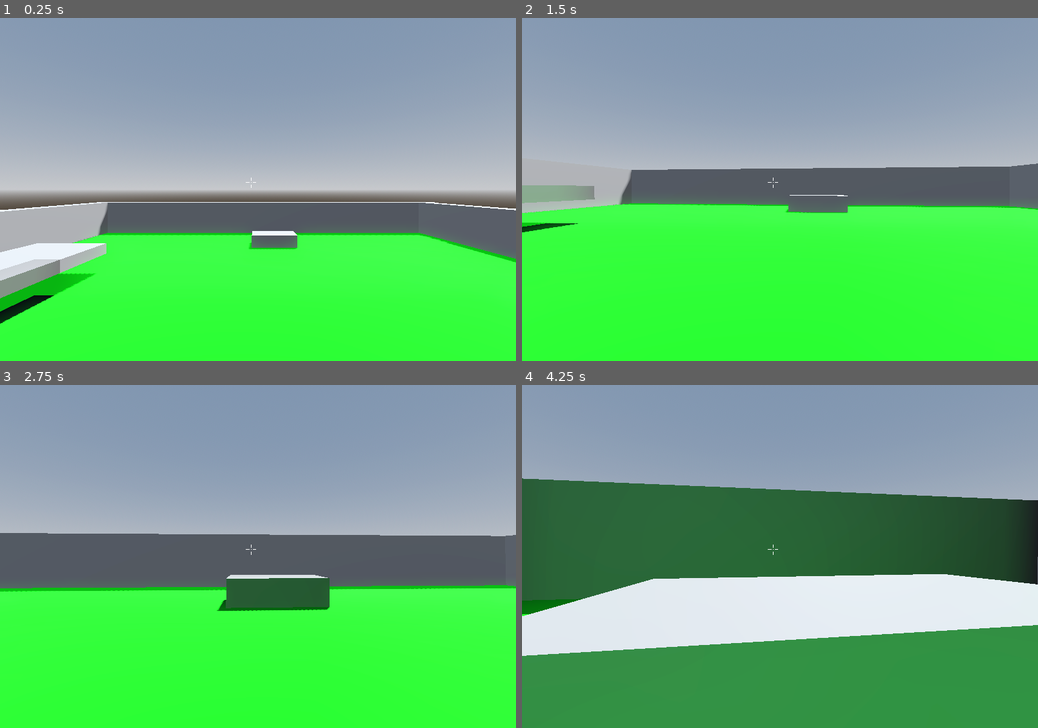
Above: before the commit, frames 1-4 (two rows, left to right).
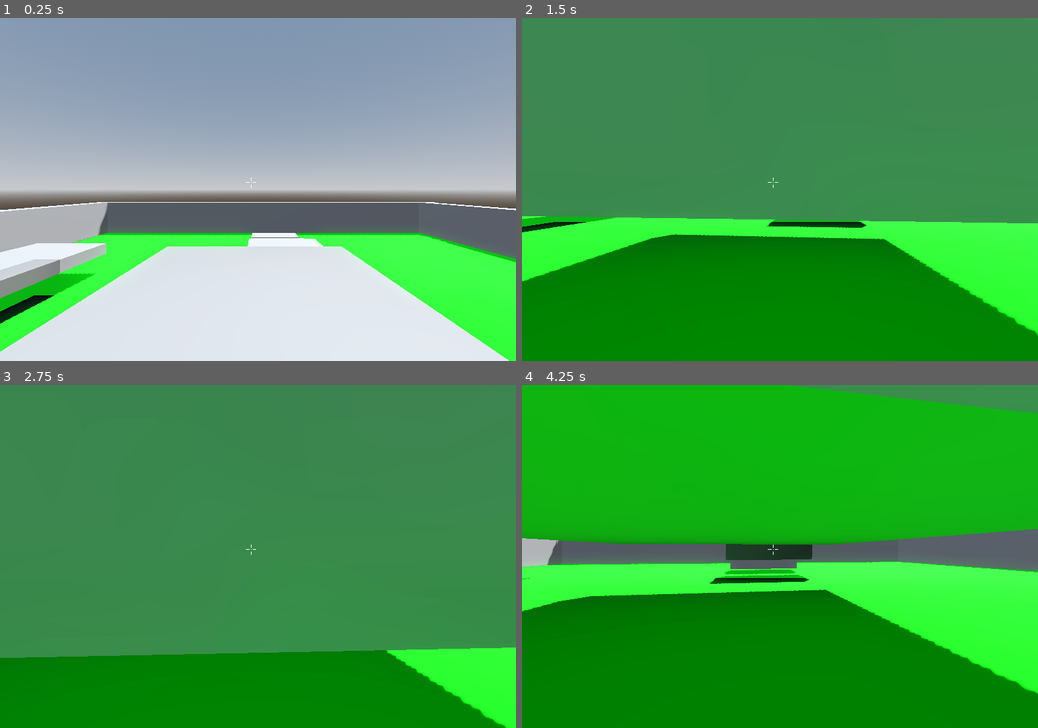
Above: after the commit, the same moments.

Repository: jd-58/FPS-game
Game: Godot game, scene res://Scenes.tscn
Two runs of this game, one before a commit and one after it. Both use one fixed random seed, a clock stepped at 60 frames per second and the inputs below.
Inputs (mouse positions are in pixels of both pictures, inside the frame that each line leads up to):
- Up to frame 1 (0.25 s): no input
- Up to frame 2 (1.5 s): move the mouse to (805, 189) at 0.52 s; hold W (Forward) from 0.53 s (still down); tap Space (Jump) at 0.6, 0.77, 1.07 s; move the mouse to (754, 189) at 1.27 s; tap C (Crouch) at 1.35 s
- Up to frame 3 (2.75 s): keep holding W (Forward); tap Space (Jump) at 1.52, 1.55, 1.82, 2.3 s; move the mouse to (268, 549) at 2.02 s; tap Shift (Sprint) at 2.1 s
- Up to frame 4 (4.25 s): keep holding W (Forward); move the mouse to (774, 563) at 2.77 s; tap Space (Jump) at 2.85, 3.02, 3.32, 3.77, 3.8, 4.07 s; move the mouse to (816, 559) at 3.52 s; hold C (Crouch) from 3.53 s (still down)

The runs differ from the first frame. In frame 1, 23% of the frame differs, in the area x 0-99%, y 62-100%; in frame 2, 90%; in frame 3, 97%; in frame 4, 100%, in the area x 0-100%, y 0-100%.

Commit message:
Added slide jumping
Can now jump while sliding

Diff:
--- a/Scenes.tscn
+++ b/Scenes.tscn
@@ -54,7 +54,7 @@
 size = Vector3(0.324771, 3.49597, 52.1987)
 
 [node name="CSGBox3D6" type="CSGBox3D" parent="."]
-transform = Transform3D(1, 0, 0, 0, 1, 0, 0, 0, 1, 1.33542, 0.641536, -19.1148)
+transform = Transform3D(1, 0, 0, 0, 1, 0, 0, 0, 1, 1.33542, 0.641536, -18.225)
 use_collision = true
 size = Vector3(3.67084, 1.14893, 1.93799)
 
@@ -70,3 +70,23 @@
 transform = Transform3D(1, 0, 0, 0, 1, 0, 0, 0, 1, -10.825, 1.5, -10.035)
 use_collision = true
 size = Vector3(4, 0.6, 6)
+
+[node name="CSGBox3D9" type="CSGBox3D" parent="."]
+transform = Transform3D(1, 0, 0, 0, 1, 0, 0, 0, 1, 1.33542, 0.985503, -14.4791)
+use_collision = true
+size = Vector3(3.67084, 1.14893, 1.93799)
+
+[node name="CSGBox3D10" type="CSGBox3D" parent="."]
+transform = Transform3D(1, 0, 0, 0, 1, 0, 0, 0, 1, 1.33542, 1.60225, -11.5327)
+use_collision = true
+size = Vector3(3.67084, 1.14893, 1.93799)
+
+[node name="CSGBox3D11" type="CSGBox3D" parent="."]
+transform = Transform3D(1, 0, 0, 0, 1, 0, 0, 0, 1, -0.131636, 2.19352, -4.93269)
+use_collision = true
+size = Vector3(6.60495, 1.14893, 7.05237)
+
+[node name="CSGPolygon3D" type="CSGPolygon3D" parent="."]
+transform = Transform3D(1, 0, 0, 0, 1, 0, 0, 0, 1, 3.398, 0.640241, -1.50308)
+use_collision = true
+polygon = PackedVector2Array(0, 0, -0.253201, 2.13669, 4.78546, -0.806267, 0.799578, -0.101061)
--- a/Scripts/SlidingPlayerState.gd
+++ b/Scripts/SlidingPlayerState.gd
@@ -21,6 +21,7 @@
 	PLAYER.update_velocity()
 
 	if Input.is_action_just_pressed('Jump') and PLAYER.is_on_floor():
+		PLAYER.update_input(SPEED,ACCELERATION,DECELERATION)
 		transition.emit("JumpingPlayerState")
 
 func set_tilt(player_rotation) -> void:
